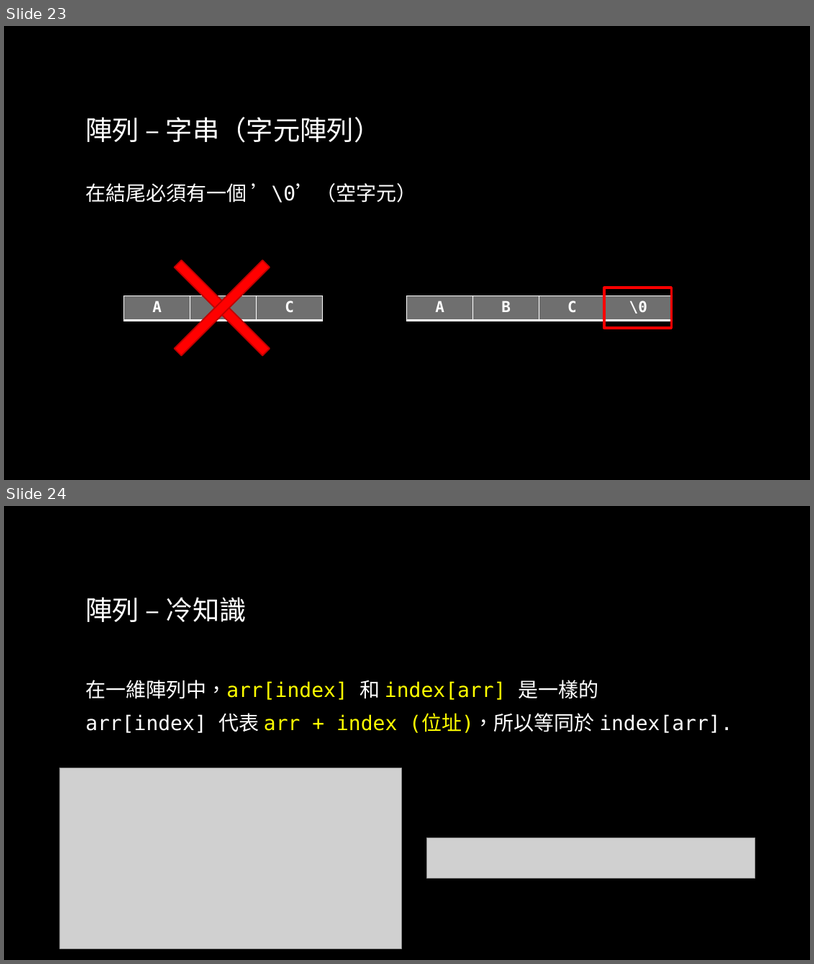
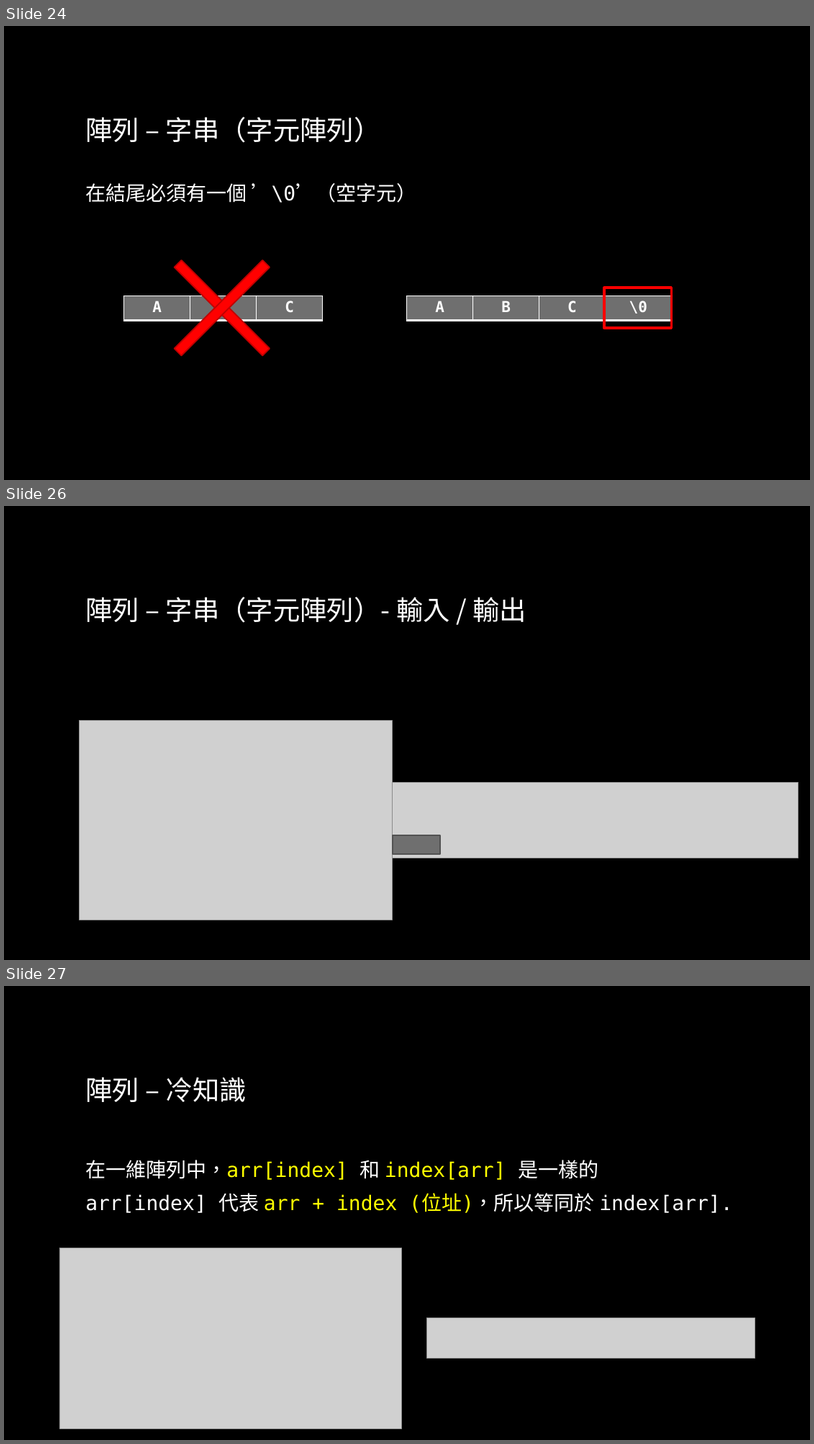
Before and after one commit to liuutin9/2023_summer_camp, a slide deck: 電機_C_Day_2.pptx. Shown one above the other, each under a label of ours: slides 23 and 24 before the commit, slides 24, 26 and 27 after it; the slides between them are not shown. The pictures are 814x964 and 814x1444 pixels, drawn with LibreOffice and Linux fonts; fonts in the diff are those of the drawing; grey boxes stand for pictures; background and template pictures are left out. Boxes give left, top, right and bottom in pixels: in the first picture for what was removed or moved away, otherwise in the second. Text is boxed around its words. In the diff, an @@ line names an element or a change of style, - is before the commit and + after.

```diff
--- a/電機_C_Day_2.pptx
+++ b/電機_C_Day_2.pptx
@@ slide 26 added at [4, 506, 810, 960], background picture (left out) @@
@@ title added at [85, 597, 527, 623], 32 pt, text gradient #FFFFFF to #A6A6A6 @@
+陣列 – 字串（字元陣列）- 輸入 / 輸出
@@ picture added at [80, 721, 393, 920] @@
@@ picture added at [392, 782, 798, 858] @@
@@ rectangle added at [392, 835, 440, 854], fill #6F6F6F, outline #525252 1.5 pt @@
@@ what was slide 23 is now slide 24 @@
@@ what was slide 24 is now slide 27 @@
```
Also in this commit, not shown: 2 other slides added.
